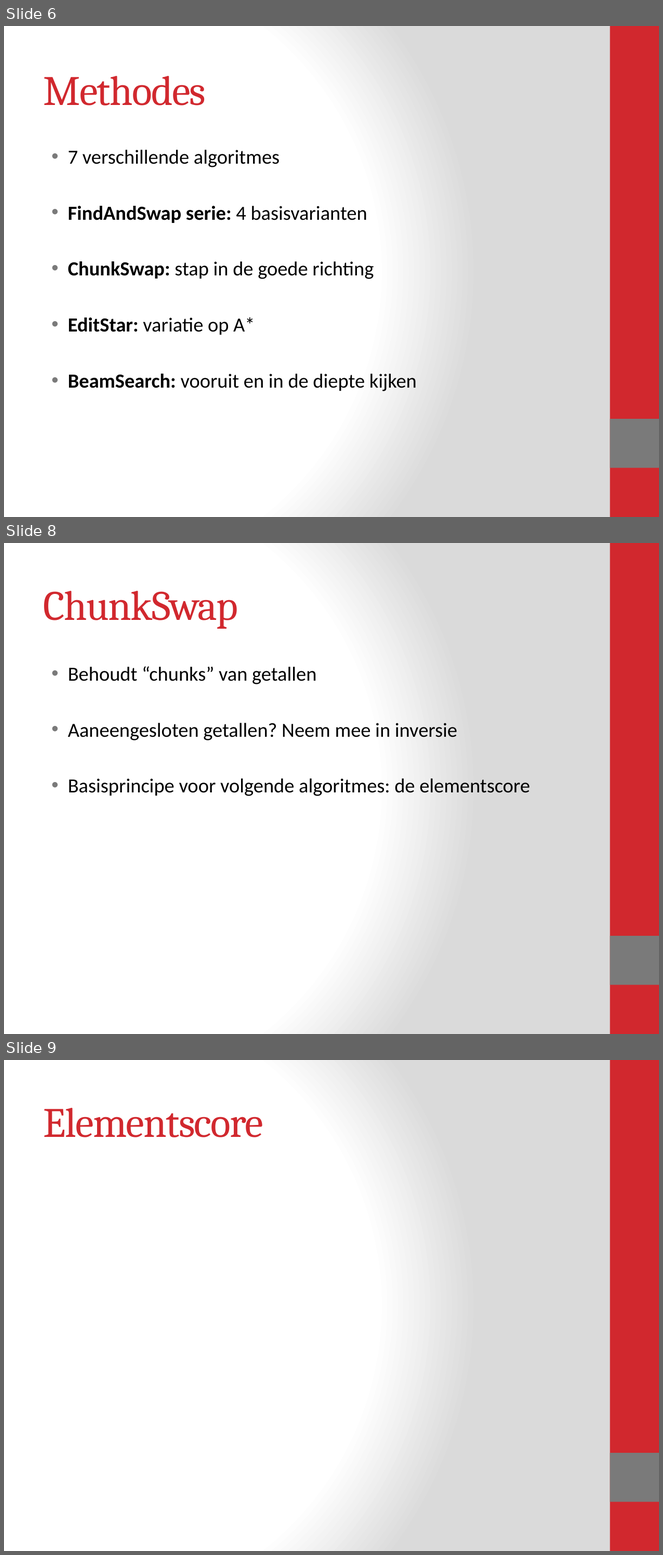
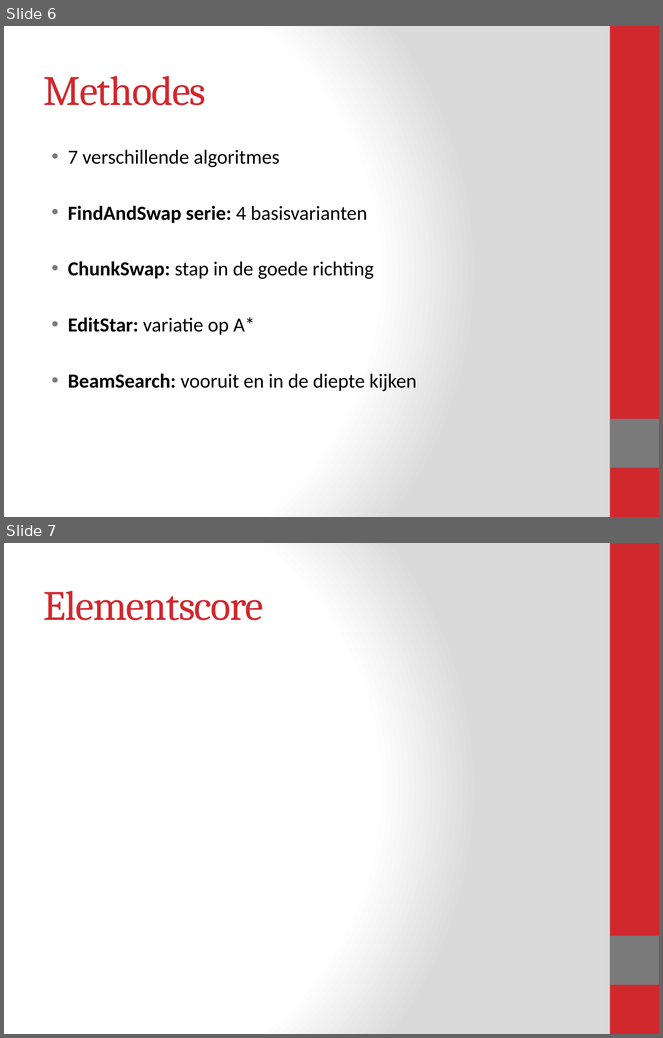
Before and after one commit to Blomr/Fruitvliegen, a slide deck: Fruitvliegen_Presentatie.pptx. Shown one above the other, each under a label of ours: slides 6, 8 and 9 before the commit, slides 6 and 7 after it; the slides between them are not shown. The pictures are 663x1555 and 663x1038 pixels, drawn with LibreOffice and Linux fonts; fonts in the diff are those of the drawing. Boxes give left, top, right and bottom in pixels: in the first picture for what was removed or moved away, otherwise in the second. Text is boxed around its words. In the diff, an @@ line names an element or a change of style, - is before the commit and + after.

```diff
--- a/Fruitvliegen_Presentatie.pptx
+++ b/Fruitvliegen_Presentatie.pptx
@@ slide 8 removed at (4, 543, 659, 1034), background gradient #FFFFFF to #DADADA; not listed: 2 template elements that a slide beside it also shows @@
@@ title removed at (44, 591, 239, 629) @@
-ChunkSwap
@@ text removed at (68, 666, 530, 796) @@
-• Behoudt “chunks” van getallen
-• Aaneengesloten getallen? Neem mee in inversie
-• Basisprincipe voor volgende algoritmes: de elementscore
@@ what was slide 9 is now slide 7 @@
```
Also in this commit, not shown: 1 slide changed, 1 other slide removed, 4 other files.
